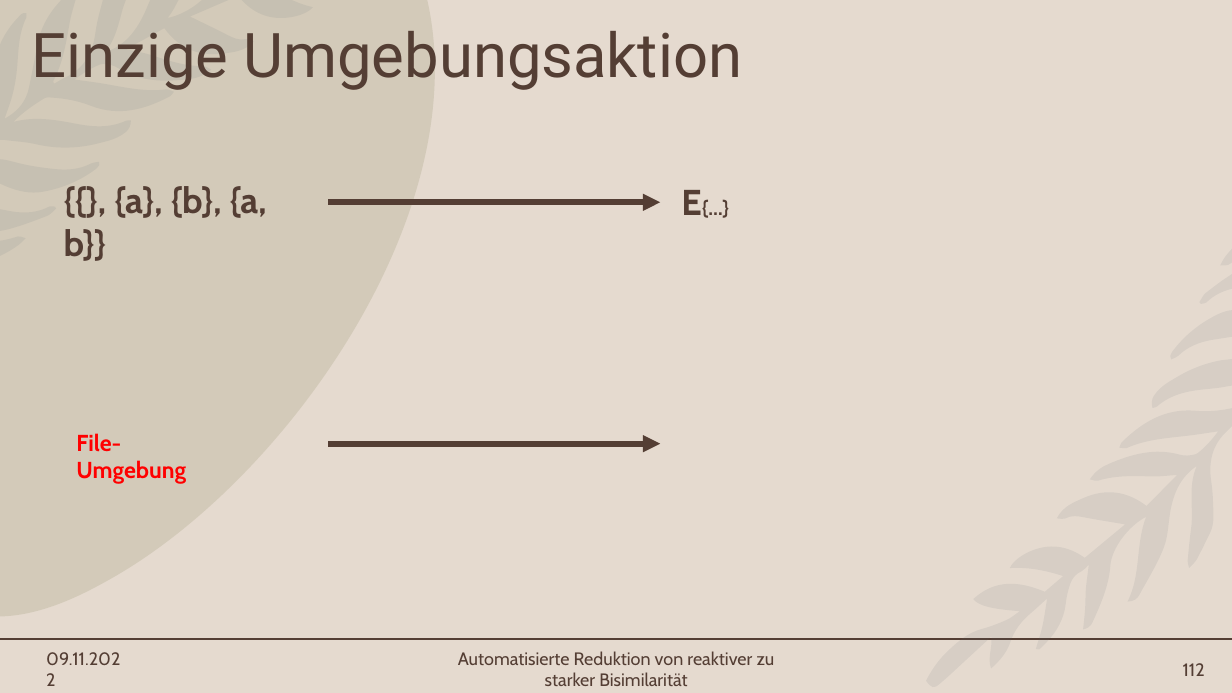
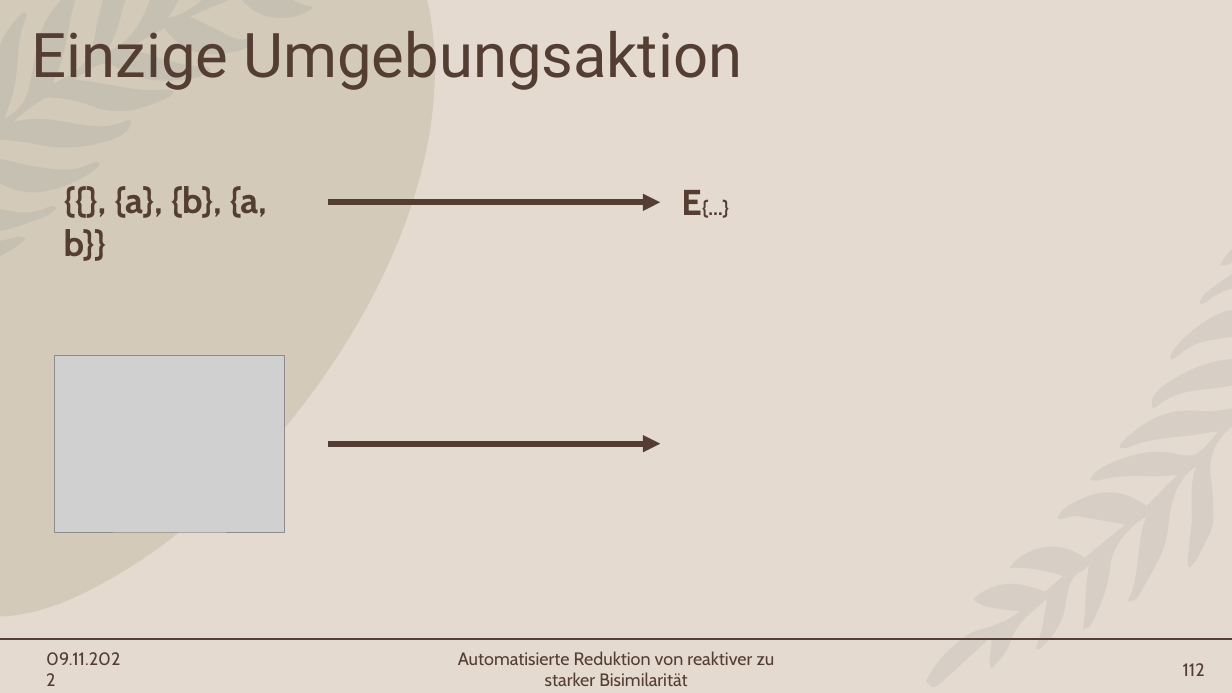
Before and after one commit to Mieneas/Automatisierte-Reduktion-von-reaktiver-zu-starker-Bisimilaritaet, a slide deck: slide 112 of thesis/FoKo-presentation/Automatisierte Reduktion von reaktiver zu starker Bisimilarität.pptx. Drawn at 1232x693 pixels with LibreOffice and Linux fonts; fonts in the diff are those of the drawing; grey boxes stand for pictures. Boxes give left, top, right and bottom in pixels: in the first picture for what was removed or moved away, otherwise in the second. Text is boxed around its words. In the diff, an @@ line names an element or a change of style, - is before the commit and + after.

```diff
--- a/thesis/FoKo-presentation/Automatisierte Reduktion von reaktiver zu starker Bisimilarität.pptx
+++ b/thesis/FoKo-presentation/Automatisierte Reduktion von reaktiver zu starker Bisimilarität.pptx
@@ picture added at (55,356,285,532) @@
@@ text removed at (76,433,186,484) @@
-File-Umgebung
```
Also in this commit, not shown: 6 other slides changed, 3 other files.
